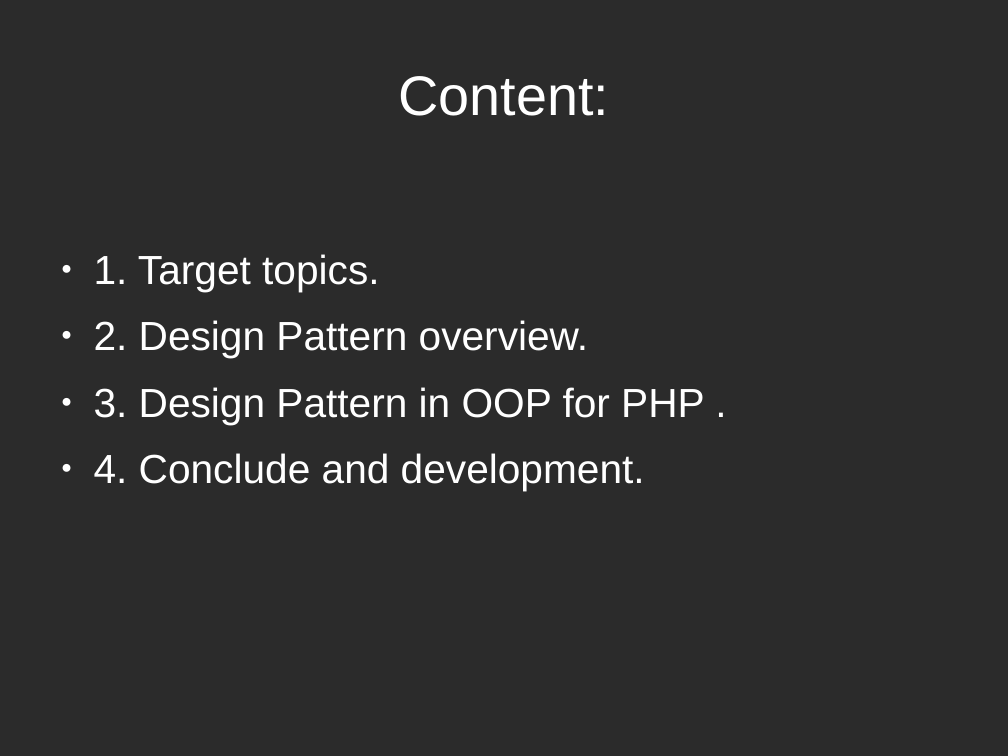
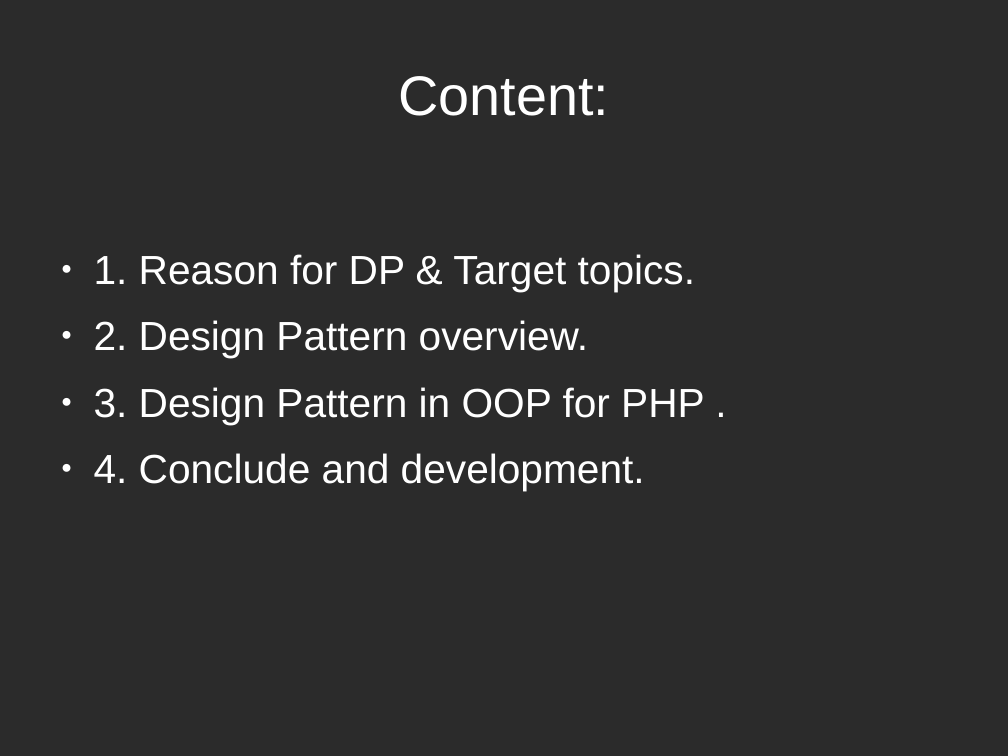
Before and after one commit to huongvt789/design-parttern, a slide deck: slide 2 of design-pattern.odp. Drawn at 1008x756 pixels with LibreOffice and Linux fonts; fonts in the diff are those of the drawing; background and template pictures are left out; a plain dark background stands for a picture behind light text. Boxes give left, top, right and bottom in pixels: in the first picture for what was removed or moved away, otherwise in the second. Text is boxed around its words. In the diff, an @@ line names an element or a change of style, - is before the commit and + after.

Commit message:
add content slide

```diff
--- a/design-pattern.odp
+++ b/design-pattern.odp
@@ text at (x1=94, y1=254, x2=695, y2=291): text changed @@
-● 1. Target topics.
+● 1. Reason for DP & Target topics.
```
Also in this commit, not shown: 3 other slides changed, 11 slides added, 1 other file.
